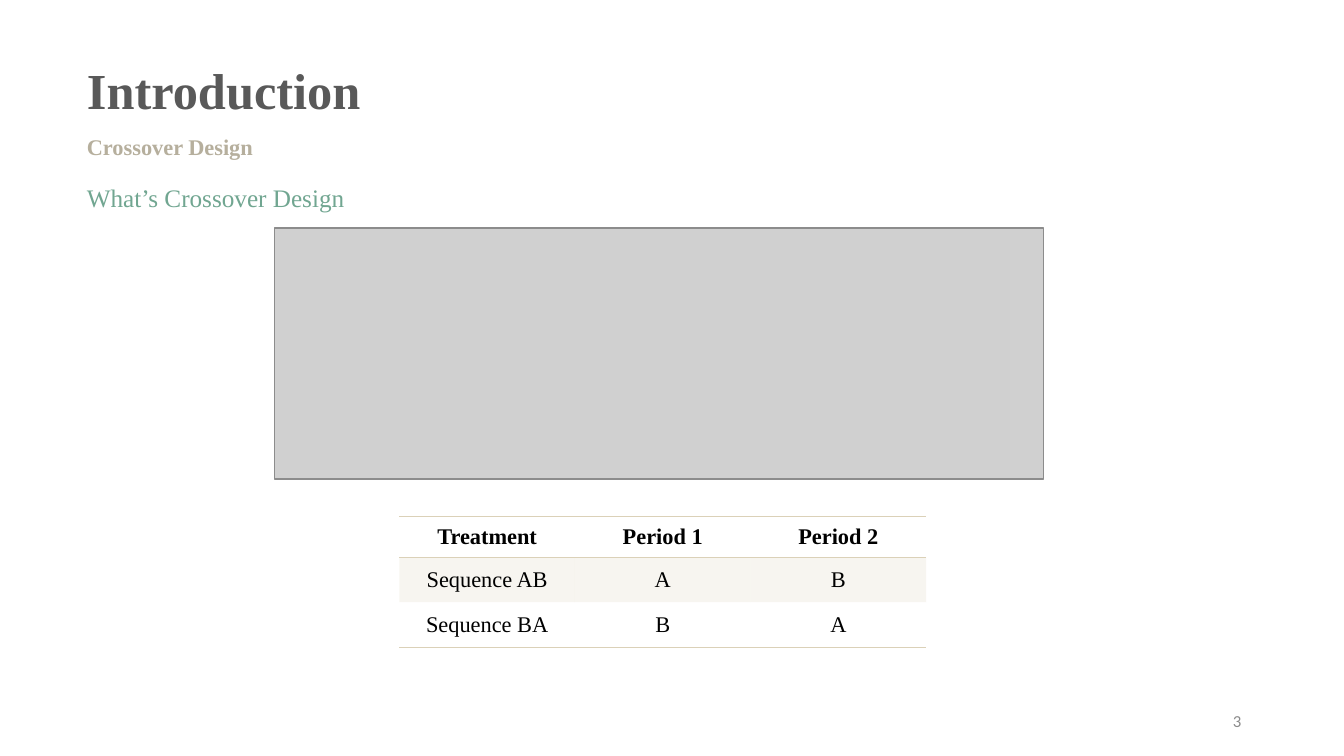
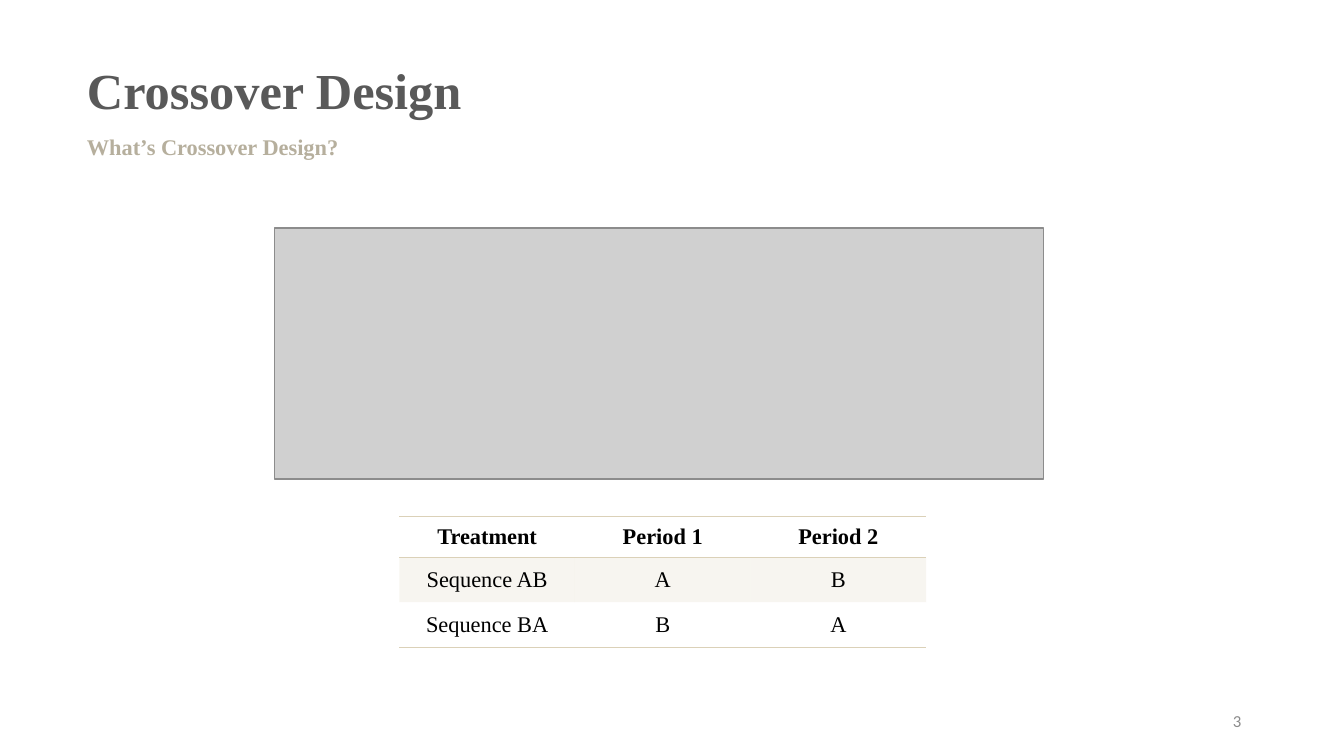
Before and after one commit to SharonLiu716/Study_CrossoverDesign, a slide deck: slide 4 of Seminar.pptx. Drawn at 1344x756 pixels with LibreOffice and Linux fonts; fonts in the diff are those of the drawing; grey boxes stand for pictures. Boxes give left, top, right and bottom in pixels: in the first picture for what was removed or moved away, otherwise in the second. Text is boxed around its words. In the diff, an @@ line names an element or a change of style, - is before the commit and + after.

```diff
--- a/Seminar.pptx
+++ b/Seminar.pptx
@@ text at (x1=87, y1=74, x2=462, y2=119): text changed @@
-Introduction
+Crossover Design
@@ text at (x1=87, y1=139, x2=339, y2=160): text changed @@
-Crossover Design
+What’s Crossover Design?
@@ text removed at (x1=87, y1=189, x2=344, y2=213) @@
-What’s Crossover Design
```
Also in this commit, not shown: 22 other slides changed, 7 slides added, 6 slides removed, 11 other files.
